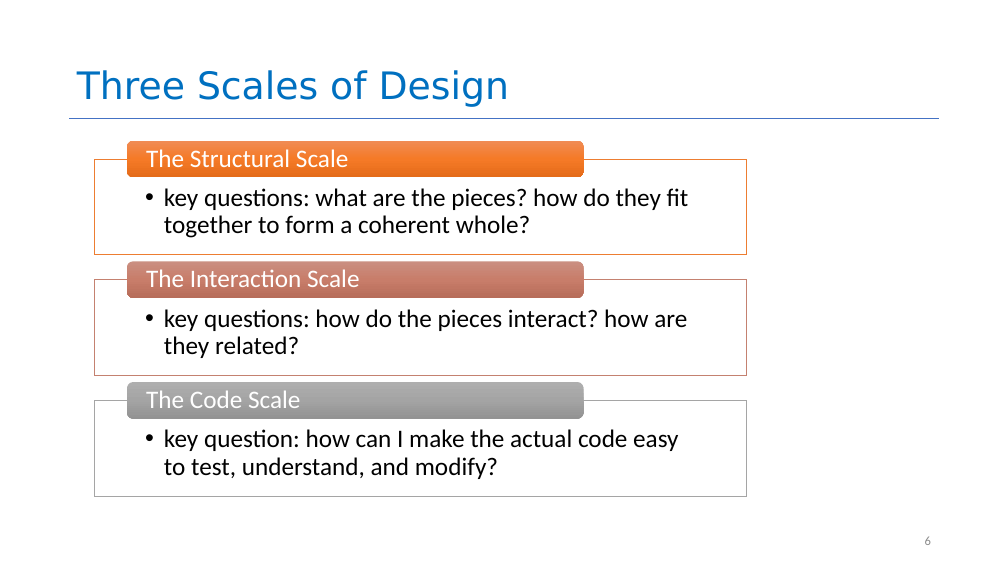
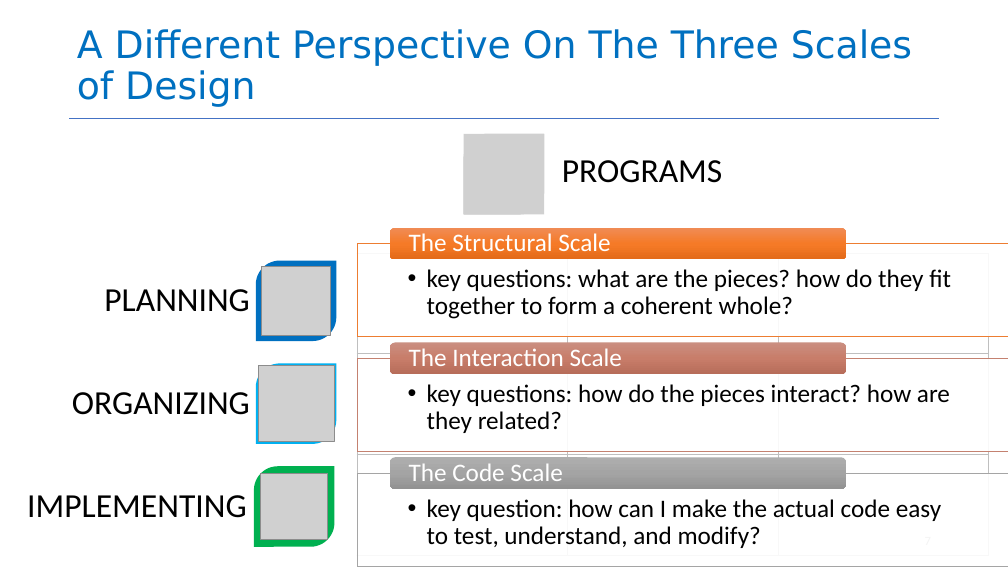
Before and after one commit to neu-se/CS4530-Spring-2026, a slide deck: slide 7 of Slides/Module 08 Code Level Design.pptx (slide 6 before the commit). Drawn at 1008x567 pixels with LibreOffice and Linux fonts; fonts in the diff are those of the drawing; grey boxes stand for pictures. Boxes give left, top, right and bottom in pixels: in the first picture for what was removed or moved away, otherwise in the second. Text is boxed around its words. In the diff, an @@ line names an element or a change of style, - is before the commit and + after.

```diff
--- a/Slides/Module 08 Code Level Design.pptx
+++ b/Slides/Module 08 Code Level Design.pptx
@@ title at <box>77,29,912,107</box>: text changed @@
-Three Scales of Design
+A Different Perspective On The Three Scales of Design
@@ round diag rect added at <box>464,134,544,215</box>, fill #A5A5A5 @@
@@ picture added at <box>464,134,544,215</box> @@
@@ free added at <box>562,141,749,201</box>, 32 pt, text #000000 @@
+PROGRAMS
@@ rounded rectangle: place and size @@
-rounded rectangle at <box>127,141,584,177</box>
+rounded rectangle at <box>390,228,847,259</box>
@@ text "The Structural Scale": place and size @@
-text "The Structural Scale" at <box>146,149,348,167</box>
+text "The Structural Scale" at <box>409,233,610,251</box>
@@ round diag rect added at <box>256,261,337,342</box>, fill #0070C0 @@
@@ picture added at <box>262,266,331,336</box> @@
@@ text "key questions: what are the ...": place and size @@
-text "key questions: what are the ..." at <box>164,188,689,238</box>
+text "key questions: what are the ..." at <box>427,269,951,319</box>
@@ rectangle: place and size @@
-rectangle at <box>95,159,746,255</box>
+rectangle at <box>357,243,1008,337</box>
@@ table added at <box>357,253,988,556</box>, 3 rows, 3 columns @@
+ |  | 
+ |  | 
+ |  | 
@@ free added at <box>0,271,250,330</box>, 32 pt, text #000000 @@
+PLANNING
@@ text "key questions: how do the ...": place and size @@
-text "key questions: how do the ..." at <box>164,309,687,358</box>
+text "key questions: how do the ..." at <box>427,384,950,433</box>
@@ rectangle: place and size @@
-rectangle at <box>95,280,746,376</box>
+rectangle at <box>357,358,1008,451</box>
@@ rounded rectangle: place and size @@
-rounded rectangle at <box>127,262,584,298</box>
+rounded rectangle at <box>390,343,847,374</box>
@@ text "The Interaction Scale": place and size @@
-text "The Interaction Scale" at <box>146,269,359,287</box>
+text "The Interaction Scale" at <box>409,348,622,366</box>
@@ free added at <box>0,374,250,434</box>, 32 pt, text #000000 @@
+ORGANIZING
@@ round diag rect added at <box>256,364,337,445</box>, fill #00B0F0 @@
@@ picture added at <box>259,366,334,442</box> @@
@@ free added at <box>0,477,247,537</box>, 32 pt, text #000000 @@
+IMPLEMENTING
@@ round diag rect added at <box>254,467,335,547</box>, fill #00B050 @@
@@ picture added at <box>261,473,327,540</box> @@
@@ text "key question: how can I ...": place and size @@
-text "key question: how can I ..." at <box>164,429,678,479</box>
+text "key question: how can I ..." at <box>427,499,941,548</box>
@@ rectangle: place and size @@
-rectangle at <box>95,401,746,497</box>
+rectangle at <box>357,473,1008,566</box>
@@ rounded rectangle: place and size @@
-rounded rectangle at <box>127,382,584,418</box>
+rounded rectangle at <box>390,457,847,489</box>
@@ text "The Code Scale": place and size @@
-text "The Code Scale" at <box>146,390,300,408</box>
+text "The Code Scale" at <box>409,463,562,481</box>
@@ page number removed at <box>925,536,931,545</box> @@
-6
```
Also in this commit, not shown: 2 other slides changed, 1 slide added, 2 other files.
